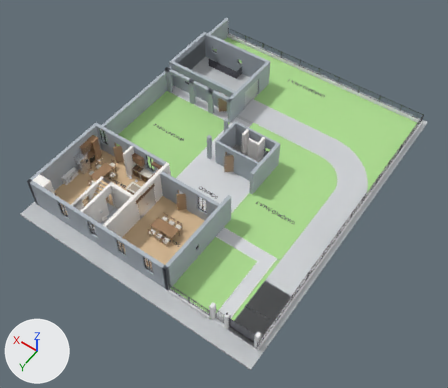
Renders of the glTF model public/models/house_optimized.glb from each side of a commit.
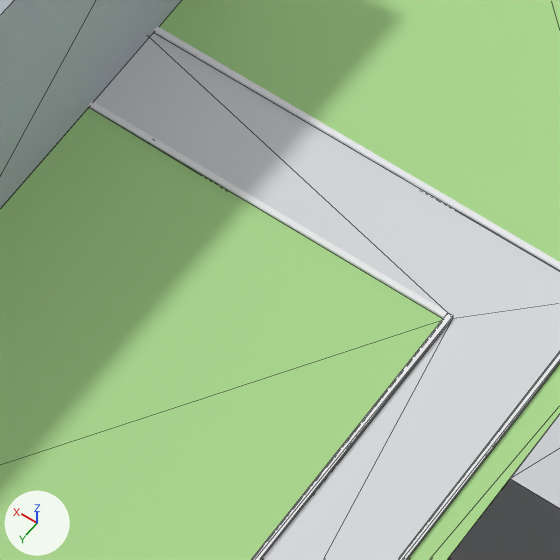
The first picture shows the older version from a 50 mm lens placed at (-16.9, 16.4, 41.5), pointed at (2.6, -10.8, -1.3). The close-ups show the older and then the newer version on the part from 46% to 61% of the width and 58% to 75% of the height of that picture. Only the edits that show in the close-ups are written down. Arrows for +X, +Y and +Z are at lower left; the lights stay in place. The close-ups show mesh edges as thin lines. Where no turn or scale is listed for an object, it has been applied to the vertices.

Objects in the first close-up: 'Driveway_Gravel', 'Giardino_Area_3A_Prato', 'Giardino_Area_3B_Prato', 'Giardino_Area_3C_Prato', 'Terrazza_All_Aperto', 'Walkway_Curb_East', 'Walkway_Curb_North', 'Walkway_Curb_South', 'Walkway_Curb_West', 'Walkway_Pedestrian_Pavement', 'Wall_West_02'.
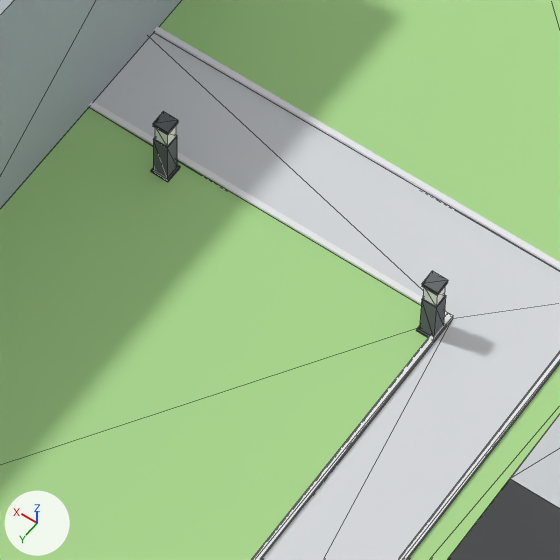
The change in detail:
Material 'Mat_Bollard_Dark' (mat_mat_bollard_dark) is new.
Its base color is (0.13, 0.14, 0.15) (dark grey #65696c).
Its roughness is 0.85.
Material 'Mat_Frosted_Diffuser' (mat_mat_frosted_diffuser) is new.
Its base color is (0.95, 0.94, 0.9) (white #f9f8f3).
Mesh me_cubo_1 is new.
It is a box spanning x -0.5..0.5, y -0.5..0.5, z -0.5..0.5.
It uses material mat_mat_bollard_dark (dark grey #65696c).
Mesh me_cubo_006 is new.
It is a box spanning x -0.5..0.5, y -0.5..0.5, z -0.5..0.5.
It uses material mat_mat_frosted_diffuser (white #f9f8f3).
Object 'Bollard_Garden_2_Pillar' (ob_bollard_garden_2_pillar) is new; it shows me_cubo_1.
Its location is (-1.0, -5.9, 0.28).
Its scale is (0.16, 0.16, 0.52).
Object 'Bollard_Garden_2_Cap' (ob_bollard_garden_2_cap) is new; it shows me_cubo_1.
Its location is (-1.0, -5.9, 0.78).
Its scale is (0.17, 0.17, 0.04).
Object 'Bollard_Garden_2_Base' (ob_bollard_garden_2_base) is new; it shows me_cubo_1.
Its location is (-1.0, -5.9, 0.01).
Its scale is (0.2, 0.2, 0.02).
Object 'Bollard_Garden_2' (ob_bollard_garden_2) is new; it shows me_cubo_006.
Its location is (-1.0, -5.9, 0.65).
Its scale is (0.145, 0.145, 0.22).
Object 'Bollard_Garden_1_Pillar' (ob_bollard_garden_1_pillar) is new; it shows me_cubo_1.
Its location is (-4.0, -5.9, 0.28).
Its scale is (0.16, 0.16, 0.52).
Object 'Bollard_Garden_1_Cap' (ob_bollard_garden_1_cap) is new; it shows me_cubo_1.
Its location is (-4.0, -5.9, 0.78).
Its scale is (0.17, 0.17, 0.04).
Object 'Bollard_Garden_1_Base' (ob_bollard_garden_1_base) is new; it shows me_cubo_1.
Its location is (-4.0, -5.9, 0.01).
Its scale is (0.2, 0.2, 0.02).
Object 'Bollard_Garden_1' (ob_bollard_garden_1) is new; it shows me_cubo_006.
Its location is (-4.0, -5.9, 0.65).
Its scale is (0.145, 0.145, 0.22).

Pixel boxes (x1, y1, x2, y2) of what changed, in the close-ups (560 x 560 px):
'Bollard_Garden_2_Pillar', added
    after: (153, 135, 177, 178)
'Bollard_Garden_1_Pillar', added
    after: (419, 295, 446, 337)
'Bollard_Garden_1_Cap', added
    after: (422, 271, 448, 295)
'Bollard_Garden_2_Cap', added
    after: (153, 111, 178, 135)
'Bollard_Garden_1', added
    after: (423, 285, 446, 306)
'Bollard_Garden_2', added
    after: (155, 126, 176, 146)
'Bollard_Garden_2_Base', added
    after: (151, 165, 180, 182)
'Bollard_Garden_1_Base', added
    after: (416, 326, 445, 338)
